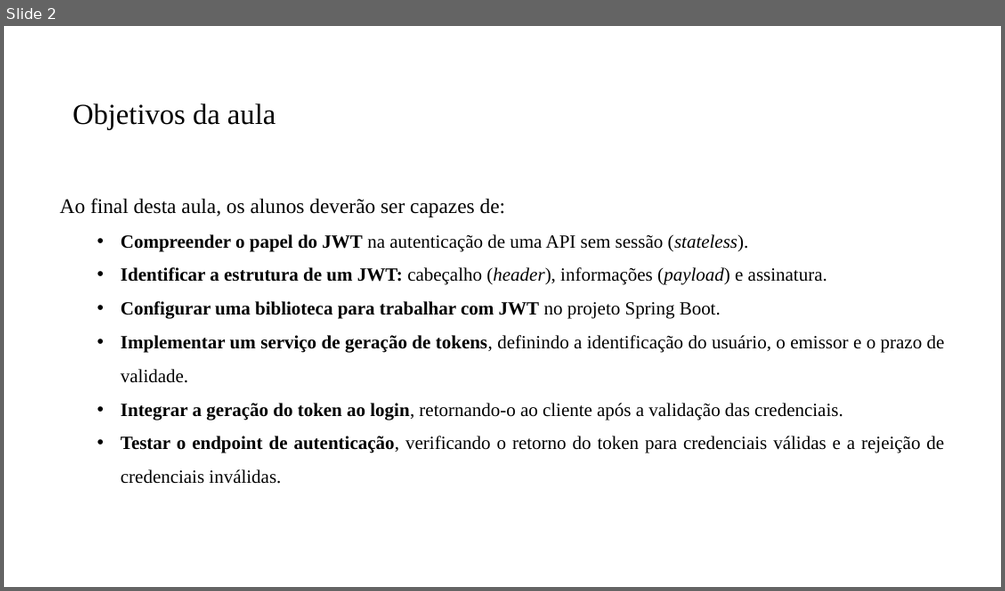
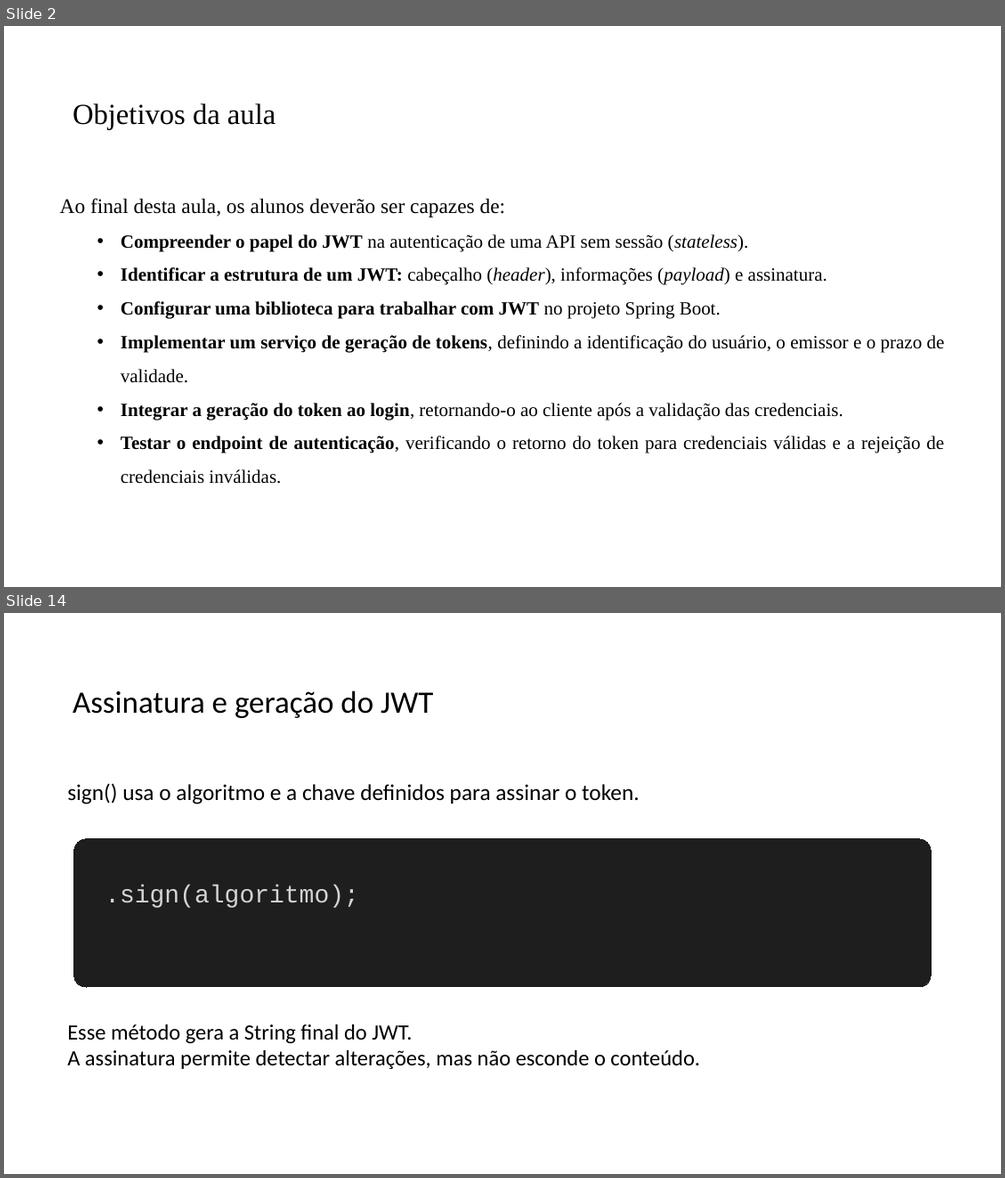
Before and after one commit to PedroMiho/UMC, a slide deck: engenharia-software/software-corporativo/boas-praticas/aula-07-JWT/spring-security.pptx. Shown one above the other, each under a label of ours: slide 2 before the commit, slides 2 and 14 after it; the slides between them are not shown. The pictures are 1005x591 and 1005x1178 pixels, drawn with LibreOffice and Linux fonts; fonts in the diff are those of the drawing; background and template pictures are left out. Boxes give left, top, right and bottom in pixels: in the first picture for what was removed or moved away, otherwise in the second. Text is boxed around its words. In the diff, an @@ line names an element or a change of style, - is before the commit and + after.

```diff
--- a/engenharia-software/software-corporativo/boas-praticas/aula-07-JWT/spring-security.pptx
+++ b/engenharia-software/software-corporativo/boas-praticas/aula-07-JWT/spring-security.pptx
@@ slide 14 added at <box>4,613,1001,1174</box>, background #FFFFFF @@
@@ title added at <box>73,690,433,718</box>, 30 pt, text #000000 @@
+Assinatura e geração do JWT
@@ text added at <box>67,783,639,804</box>, 21.8 pt, text #000000 @@
+sign() usa o algoritmo e a chave definidos para assinar o token.
@@ rounded rectangle added at <box>74,839,931,987</box>, fill #1E1E1E, outline #1E1E1E 0.75 pt @@
@@ text added at <box>105,884,359,908</box>, 24 pt, text #D4D4D4 @@
+.sign(algoritmo);
@@ text added at <box>67,1024,700,1069</box>, 21 pt, text #000000 @@
+Esse método gera a String final do JWT.
+A assinatura permite detectar alterações, mas não esconde o conteúdo.
```
Also in this commit, not shown: 1 slide changed, 12 other slides added.
